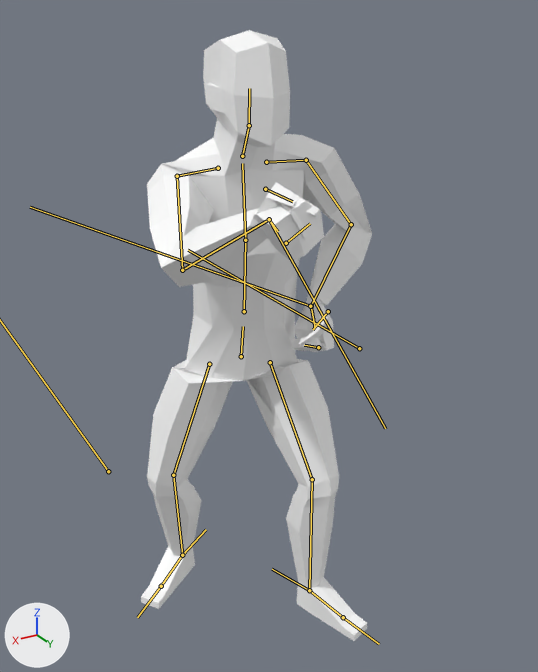
A saved change to the glTF model models/player_model/player/additional_animations/reloads/player_weapon_reloads.glb.
Both versions are drawn from a 50 mm lens placed at (1.46, 2.58, 2.71), pointed at (0.0, 0.15, 1.49). The lights are fixed; the arrows at lower left show +X, +Y and +Z. Both versions are drawn at frame 28 of the action 'Pistol_Swap_Mag'; the numbers are the values there. The bones that bend it are drawn over the model as lines.
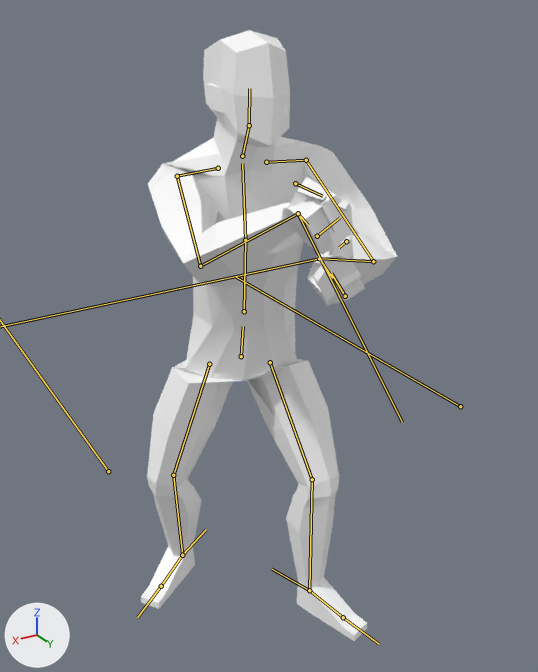
Where the change shows, as pixel boxes (x1, y1, x2, y2) in the pictures (538 x 672 px):
'Cube.004', posed (11% wider)
    before: (141, 30, 372, 641)
    after: (141, 30, 397, 641)
bone 'UpperArm_L', root to tip
    before: (306, 160) to (351, 224)
    after: (306, 160) to (373, 261)
bone 'LowerArm_L', root to tip
    before: (351, 224) to (311, 306)
    after: (373, 261) to (319, 258)
bone 'Hand_L', root to tip
    before: (311, 306) to (315, 328)
    after: (319, 258) to (332, 278)
bone 'UpperArm_R', root to tip
    before: (177, 176) to (182, 270)
    after: (177, 176) to (200, 266)
bone 'Hand_R', root to tip
    before: (269, 219) to (278, 231)
    after: (298, 213) to (308, 225)

The edits, one by one:
Bone 'UpperArm_L' (bone_upperarm_l) turns from (5, 55, 8) to (-55, 17, -5) degrees about its own x, y and z.
Bone 'LowerArm_L' (bone_lowerarm_l) turns from (-73, 8, 11) to (-85, 10, 11) degrees about its own x, y and z.
Bone 'Hand_L' (bone_hand_l) turns from (92, -50, -121) to (86, -25, -141) degrees about its own x, y and z.
Bone 'UpperArm_R' (bone_upperarm_r) turns from (-88, -14, 2) to (-95, -19, 8) degrees about its own x, y and z.
Bone 'Hand_R' (bone_hand_r) turns from (71, 28, 84) to (67, 25, 89) degrees about its own x, y and z.
